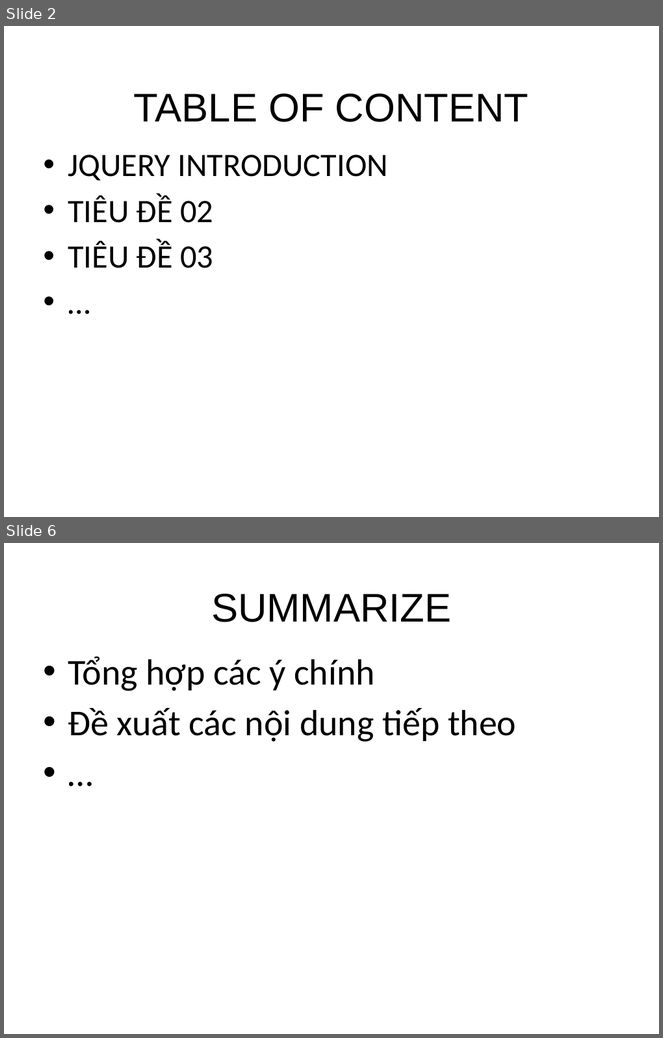
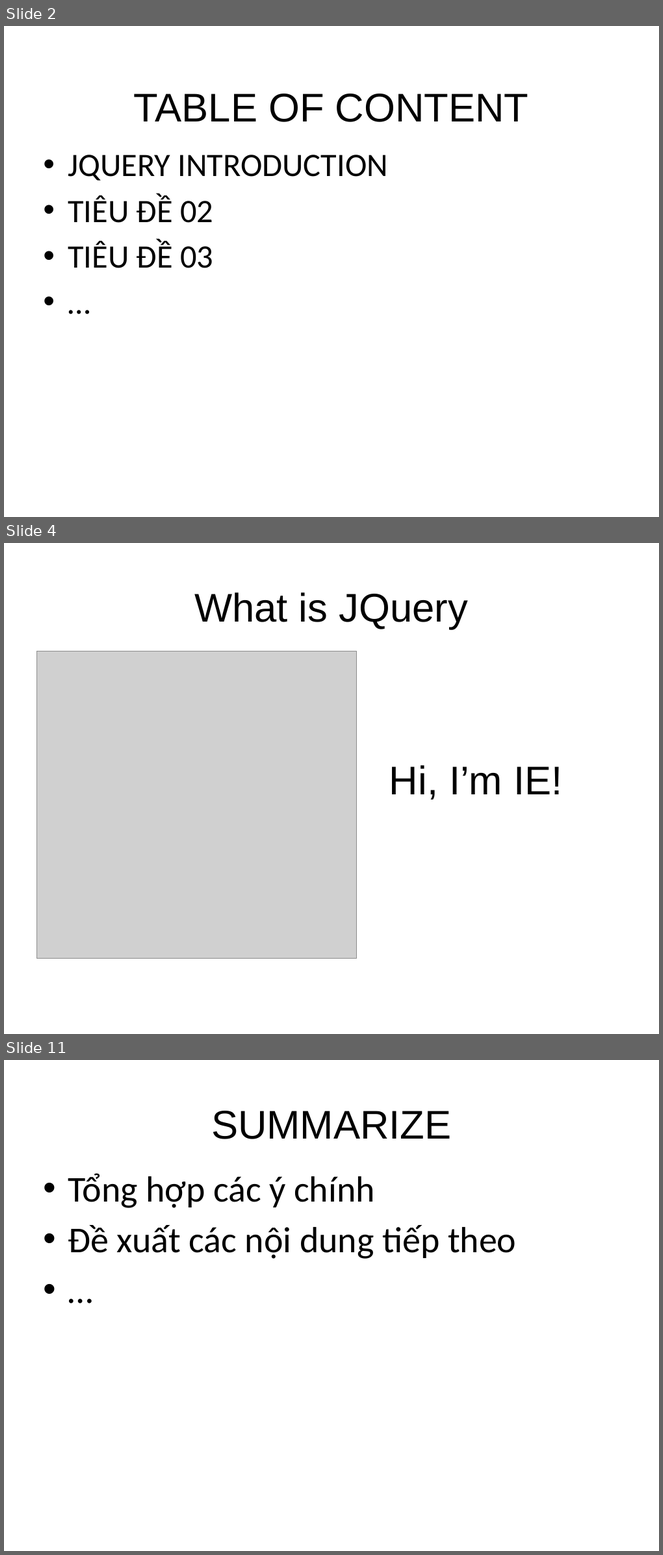
Before and after one commit to sonvq-qsoftvn/jquerytraining, a slide deck: QS_Training_JS_JQuery_Basic.pptx. Shown one above the other, each under a label of ours: slides 2 and 6 before the commit, slides 2, 4 and 11 after it; the slides between them are not shown. The pictures are 663x1038 and 663x1555 pixels, drawn with LibreOffice and Linux fonts; fonts in the diff are those of the drawing; grey boxes stand for pictures; background and template pictures are left out. Boxes give left, top, right and bottom in pixels: in the first picture for what was removed or moved away, otherwise in the second. Text is boxed around its words. In the diff, an @@ line names an element or a change of style, - is before the commit and + after.

```diff
--- a/QS_Training_JS_JQuery_Basic.pptx
+++ b/QS_Training_JS_JQuery_Basic.pptx
@@ slide 4 added at bbox=[4, 543, 659, 1034], background picture (left out) @@
@@ text added at bbox=[194, 592, 467, 629], 44 pt, text #000000 @@
+What is JQuery
@@ picture added at bbox=[36, 652, 357, 959] @@
@@ text added at bbox=[389, 765, 562, 800], 44 pt, text #000000 @@
+Hi, I’m IE!
@@ what was slide 6 is now slide 11 @@
```
Also in this commit, not shown: 1 slide changed, 6 other slides added, 2 slides removed, 2 other files.
